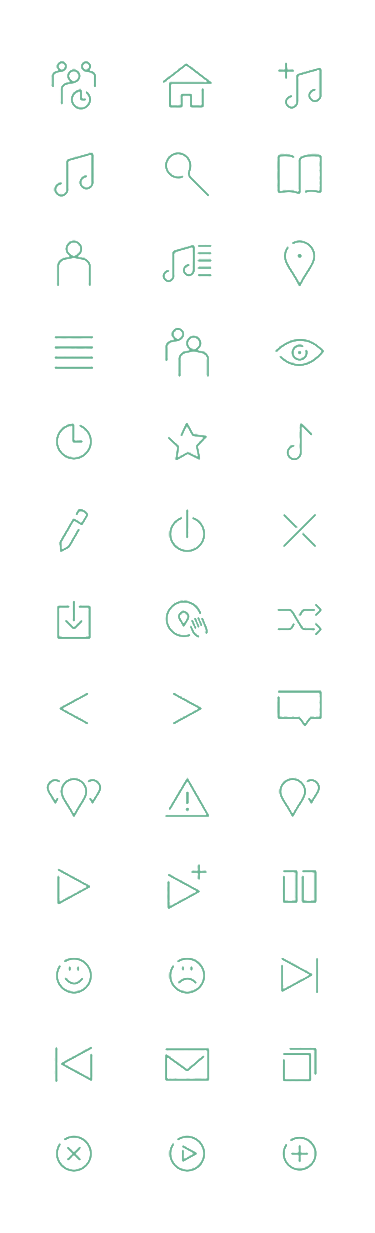
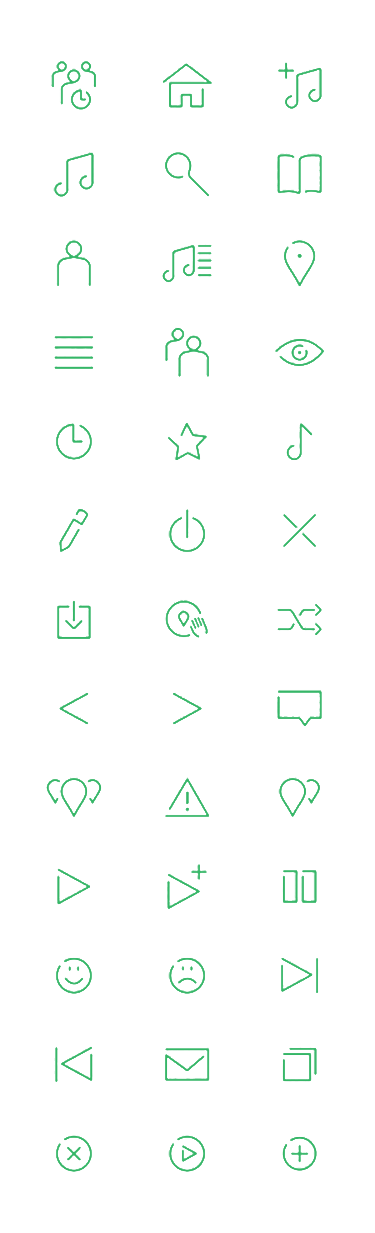
The second 375px x 1233px image is a revision of the first. Changes to its layers:
painted on "图层 3" over [46, 61, 324, 1172]
